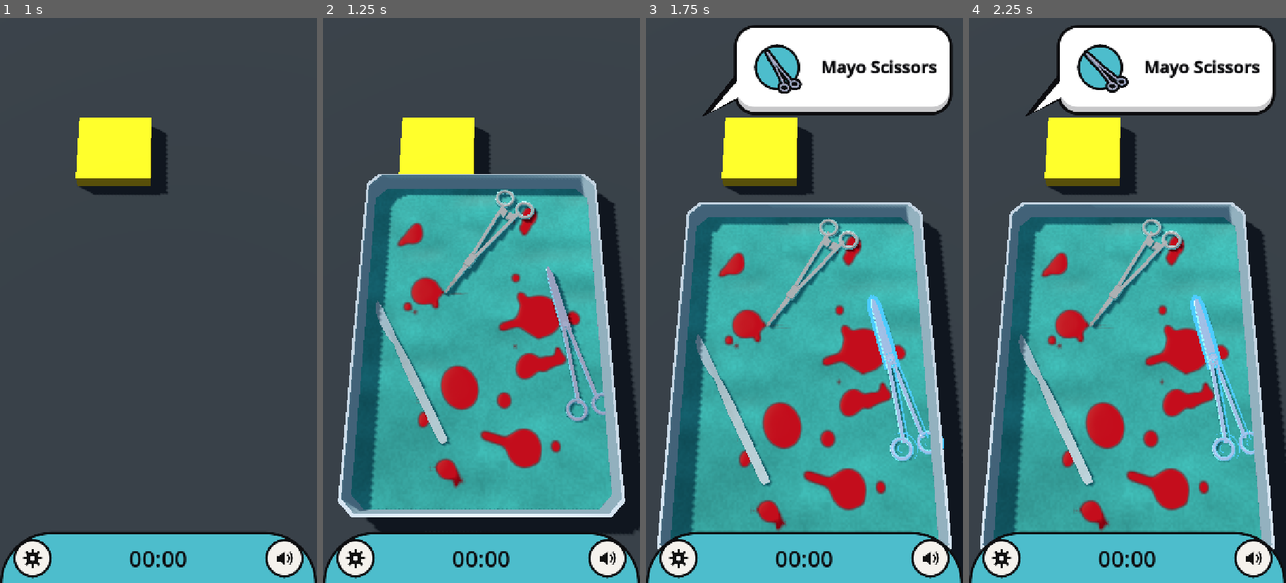
Above: before the commit, frames 1-4 (left to right).
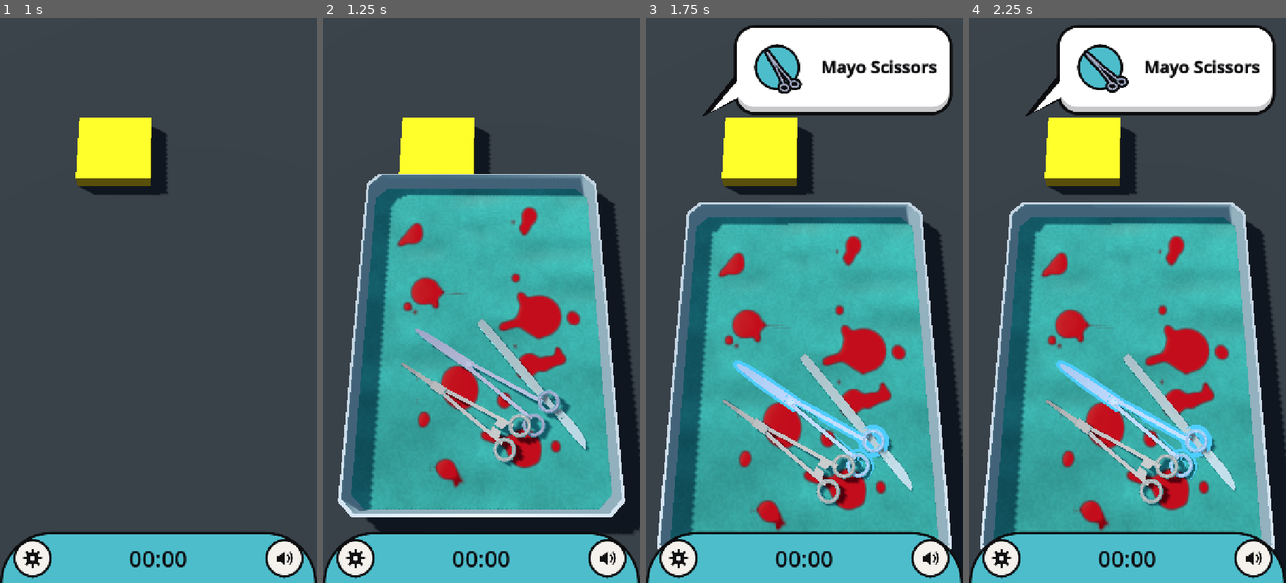
Above: after the commit, the same moments.

Repository: optimisticlucio/untitled-game-jam-game
Game: Godot game, scene res://ui/main_menu.tscn
Same seed, same stepped clock (60 frames per second), same inputs: the game is played once before the commit and once after it.
Inputs (mouse positions are in pixels of both pictures, inside the frame that each line leads up to):
- Up to frame 1 (1 s): click "Play" at 0.5 s
- Up to frame 2 (1.25 s): no input
- Up to frame 3 (1.75 s): tap Enter at 1.25 s; move the mouse to (874, 272) at 1.27 s; click (874, 272) at 1.42 s
- Up to frame 4 (2.25 s): drag from (1064, 328) to (1111, 413) at 2.02 s

Frame 1 is identical in both runs. In frame 2, 6.7% of the frame differs, in the area x 16-90%, y 30-80%; in frame 3, 7.5%, in the area x 15-94%, y 35-87%; in frame 4, 7.5%.

Commit message:
Tray: tools lie whole inside the tray, width included
Laying out a tray only checked the two ends of a tool's centre line, so up
to half its width (2.4 cm for a Kelly's rings) could start inside the
invisible wall and get pushed onto the rim. Now the whole outline must fit,
plus edge_clearance. When no random spot fits, the tool goes at the nearest
spot that does instead of anywhere. Returning to the tray uses the same
check, so return_margin is now on top of the tool's width.

Co-Authored-By: Claude Opus 5.5 <noreply@anthropic.com>

Diff:
--- a/gameplay/tool_grabber.gd
+++ b/gameplay/tool_grabber.gd
@@ -74,9 +74,9 @@
 ## Height above the tray floor that returned tools are let go from.
 @export var drop_height := 0.16
 @export var return_seconds := 0.35
-## Returned tools land at least this far inside the tray's edge, so they
-## don't catch the rim.
-@export var return_margin := 0.03
+## Returned tools land at least this far inside the tray's edge (on top of
+## their own width), so they don't catch the rim.
+@export var return_margin := 0.01
 ## Speed (m/s) of the random nudge the other tray tools get when a dropped
 ## or returned tool lands.
 @export var jumble_speed := 0.1
--- a/gameplay/tray.gd
+++ b/gameplay/tray.gd
@@ -11,6 +11,9 @@
 
 ## Random spots tried per tool when laying out; the most open one wins.
 @export var placement_tries := 40
+## Space kept between a laid-out tool and the tray's edge, on top of the
+## tool's own width.
+@export var edge_clearance := 0.005
 ## Where the tray goes when it slides away, relative to where it rests.
 @export var away_offset := Vector3(0.0, 0.0, 0.7)
 @export var slide_seconds := 0.6
@@ -75,8 +78,8 @@
 	return _bounds().get_center()
 
 
-## Where to put the tool so it lies whole on the floor (both ends at least
-## margin inside the edge) as close as possible to point: a spot on the
+## Where to put the tool so it lies whole on the floor (its whole outline at
+## least margin inside the edge) as close as possible to point: a spot on the
 ## floor, and a heading near yaw.
 ## The heading turns in 15° steps, up to 90° either way, when that lets the
 ## tool sit closer; the smallest turn wins a tie. The result's origin is the
@@ -92,7 +95,7 @@
 		var spot := start
 		for i in 50:
 			var footprint := _Footprint.new(spot, turn, bounds)
-			if contains(footprint.a, margin) and contains(footprint.b, margin):
+			if _fits(footprint, margin):
 				break
 			spot = spot.move_toward(Vector3(middle.x, spot.y, middle.z), 0.01)
 		var distance := Vector2(spot.x - point.x, spot.z - point.z).length()
@@ -159,9 +162,10 @@
 
 
 ## Adds the tools spread over the floor at random angles, longest first. Each
-## goes at the most open of placement_tries random spots, with both of its ends
-## on the floor. If it still overlaps others (a crowded tray), it starts above
-## them and falls onto the pile.
+## goes at the most open of placement_tries random spots where it lies whole
+## on the floor (edge_clearance inside the edge). If none fits, it goes at the
+## nearest spot that does. If it still overlaps others (a crowded tray), it
+## starts above them and falls onto the pile.
 func fill(new_tools: Array[SurgicalTool]) -> void:
 	# A new tray: the blood moves too (the tools get their own new look as they're made).
 	ToolLook.reshuffle_tray($Body)
@@ -179,7 +183,7 @@
 		var best: _Footprint
 		for i in placement_tries:
 			var candidate := _Footprint.new(random_point(), randf() * TAU, bounds)
-			if not (contains(candidate.a) and contains(candidate.b)):
+			if not _fits(candidate, edge_clearance):
 				continue
 			candidate.clearance = INF
 			for other in placed:
@@ -187,7 +191,8 @@
 			if best == null or candidate.clearance > best.clearance:
 				best = candidate
 		if best == null:
-			best = _Footprint.new(random_point(), randf() * TAU, bounds)
+			var spot := nearest_placement(tool, random_point(), randf() * TAU, edge_clearance)
+			best = _Footprint.new(spot.origin, spot.basis.get_euler().y, bounds)
 		# Start just above the floor, or above everything it overlaps.
 		best.top = floor_height(best.center) + 0.01 + bounds.size.y
 		for other in placed:
@@ -227,6 +232,14 @@
 		var flat := closest[0] - closest[1]
 		flat.y = 0.0
 		return flat.length() - half_width - other.half_width
+
+
+## True if the footprint's whole outline is on the floor, at least margin
+## inside the edge. The middle is checked too, for trays made of several
+## shapes with a gap between them.
+func _fits(footprint: _Footprint, margin: float) -> bool:
+	var inset := footprint.half_width + margin
+	return contains(footprint.a, inset) and contains(footprint.b, inset) and contains(footprint.center, inset)
 
 
 static func _length(bounds: AABB) -> float:
